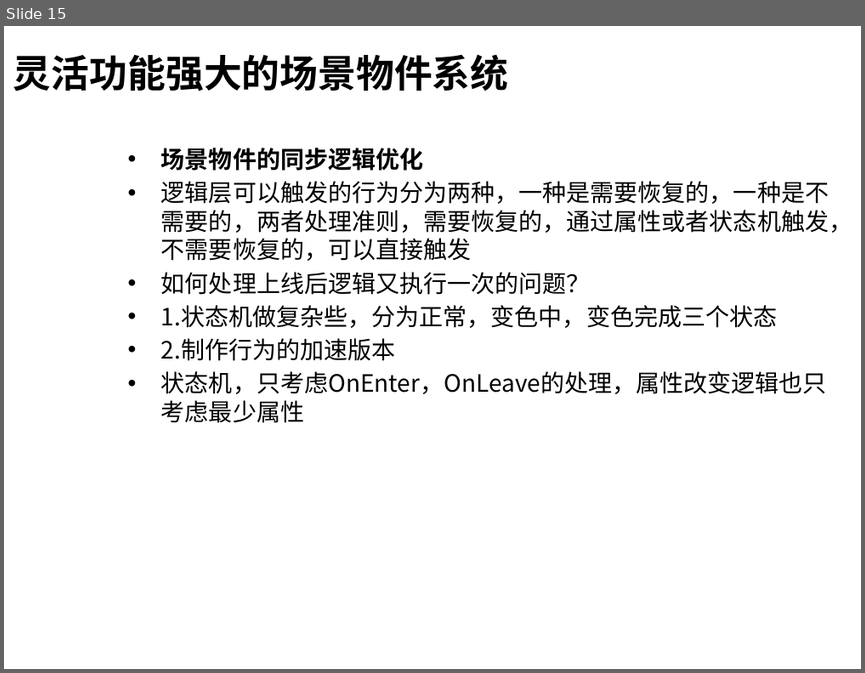
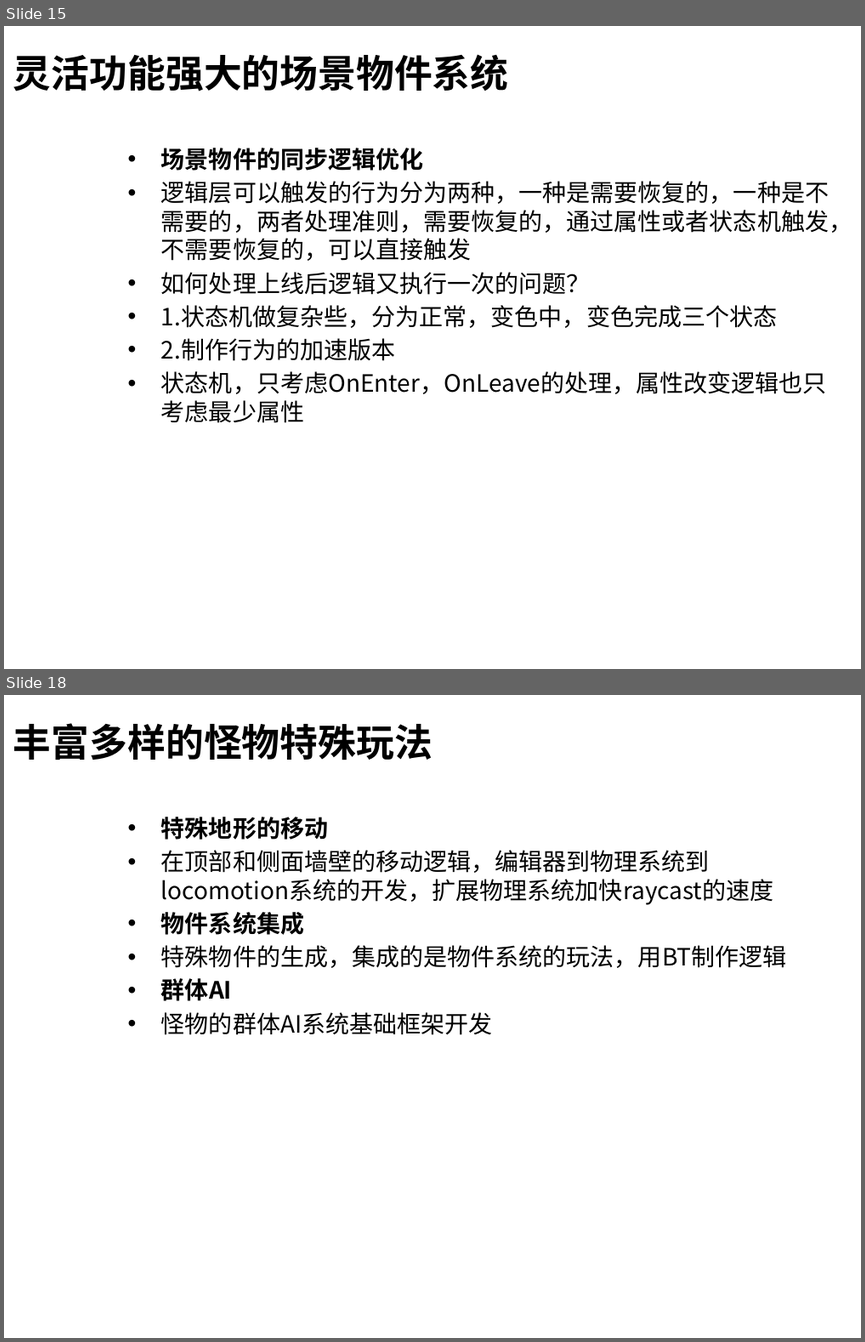
Before and after one commit to henryfung01/StreetFighter, a slide deck: Doc/whitebai.pptx. Shown one above the other, each under a label of ours: slide 15 before the commit, slides 15 and 18 after it; the slides between them are not shown. The pictures are 865x673 and 865x1342 pixels, drawn with LibreOffice and Linux fonts; fonts in the diff are those of the drawing; background and template pictures are left out. Boxes give left, top, right and bottom in pixels: in the first picture for what was removed or moved away, otherwise in the second. Text is boxed around its words. In the diff, an @@ line names an element or a change of style, - is before the commit and + after.

```diff
--- a/Doc/whitebai.pptx
+++ b/Doc/whitebai.pptx
@@ slide 18 added at box(4, 695, 861, 1338), background picture (left out) @@
@@ title added at box(13, 723, 432, 760), 32 pt, text #000000, bold @@
+丰富多样的怪物特殊玩法
@@ text added at box(161, 817, 787, 1035), 20 pt, text #000000 @@
+  • 特殊地形的移动
+  • 在顶部和侧面墙壁的移动逻辑，编辑器到物理系统到locomotion系统的开发，扩展物理系统加快raycast的速度
+  • 物件系统集成
+  • 特殊物件的生成，集成的是物件系统的玩法，用BT制作逻辑
+  • 群体AI
+  • 怪物的群体AI系统基础框架开发
```
Also in this commit, not shown: 5 slides changed, 3 other slides added, 5 slides removed.
